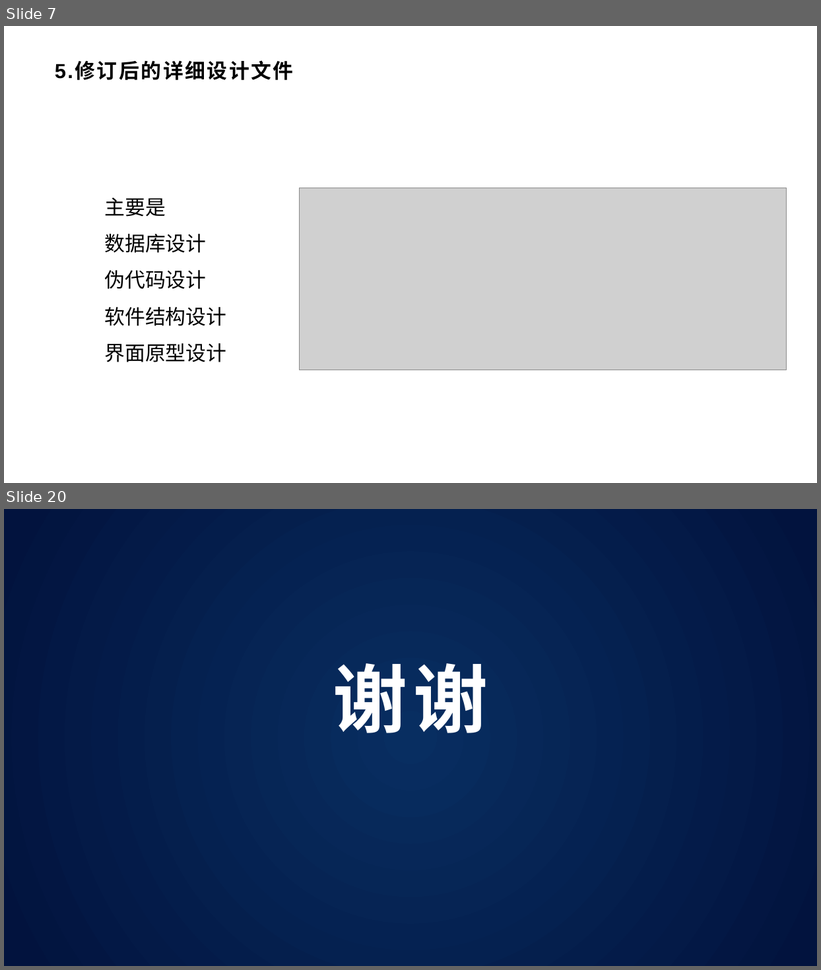
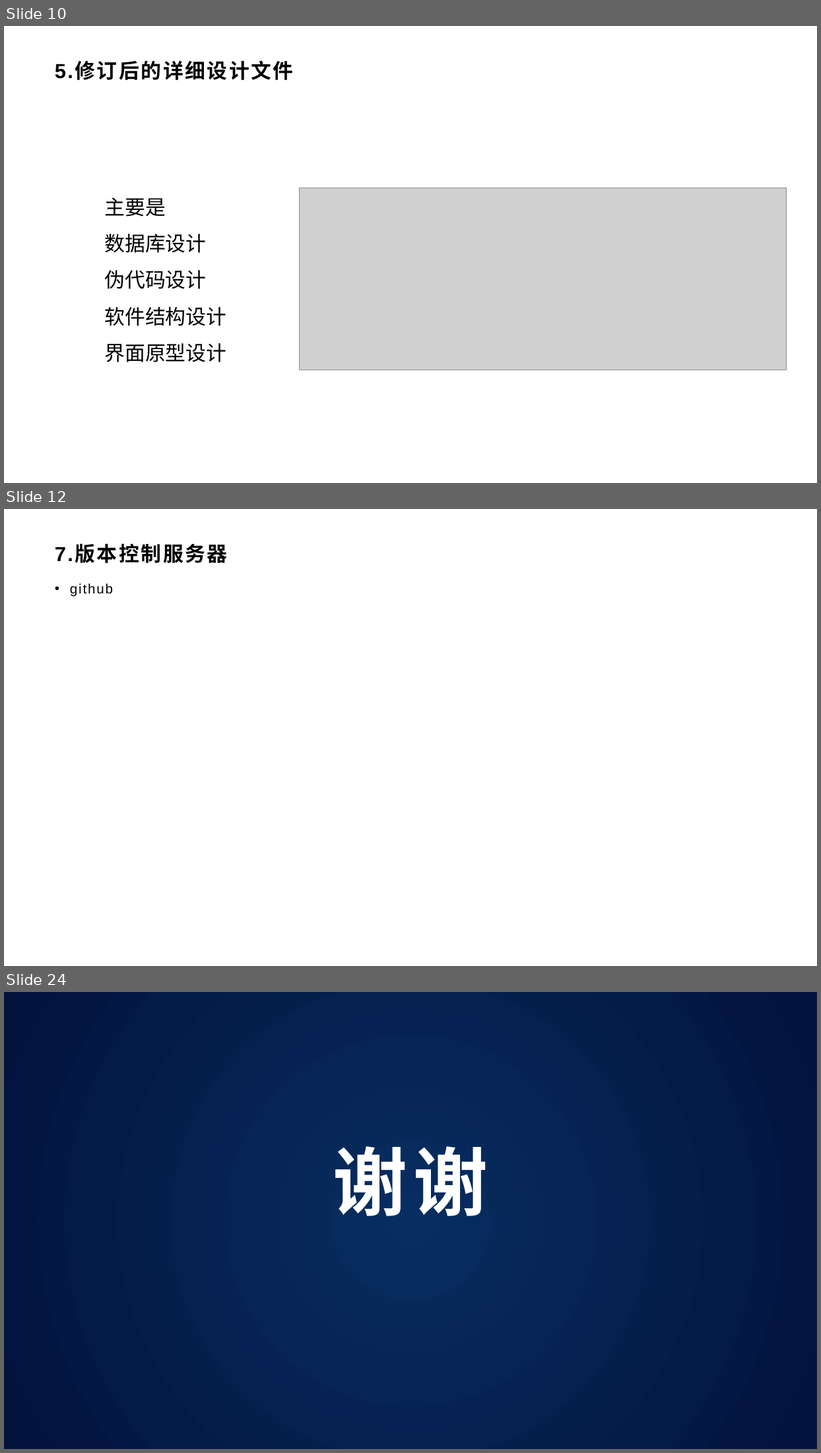
Before and after one commit to xlisses/ruang, a slide deck: 最终评审.pptx. Shown one above the other, each under a label of ours: slides 7 and 20 before the commit, slides 10, 12 and 24 after it; the slides between them are not shown. The pictures are 821x970 and 821x1453 pixels, drawn with LibreOffice and Linux fonts; fonts in the diff are those of the drawing; grey boxes stand for pictures; background and template pictures are left out. Boxes give left, top, right and bottom in pixels: in the first picture for what was removed or moved away, otherwise in the second. Text is boxed around its words. In the diff, an @@ line names an element or a change of style, - is before the commit and + after.

```diff
--- a/最终评审.pptx
+++ b/最终评审.pptx
@@ slide 12 added at (4,509,817,966), background #FFFFFF @@
@@ title added at (55,545,228,563), 24 pt, text #000000, bold @@
+7.版本控制服务器
@@ text added at (70,584,113,597), 16 pt, text #000000 @@
+• github
@@ what was slide 7 is now slide 10 @@
@@ what was slide 20 is now slide 24 @@
```
Also in this commit, not shown: 4 slides changed, 5 other slides added, 2 slides removed, 20 other files.
